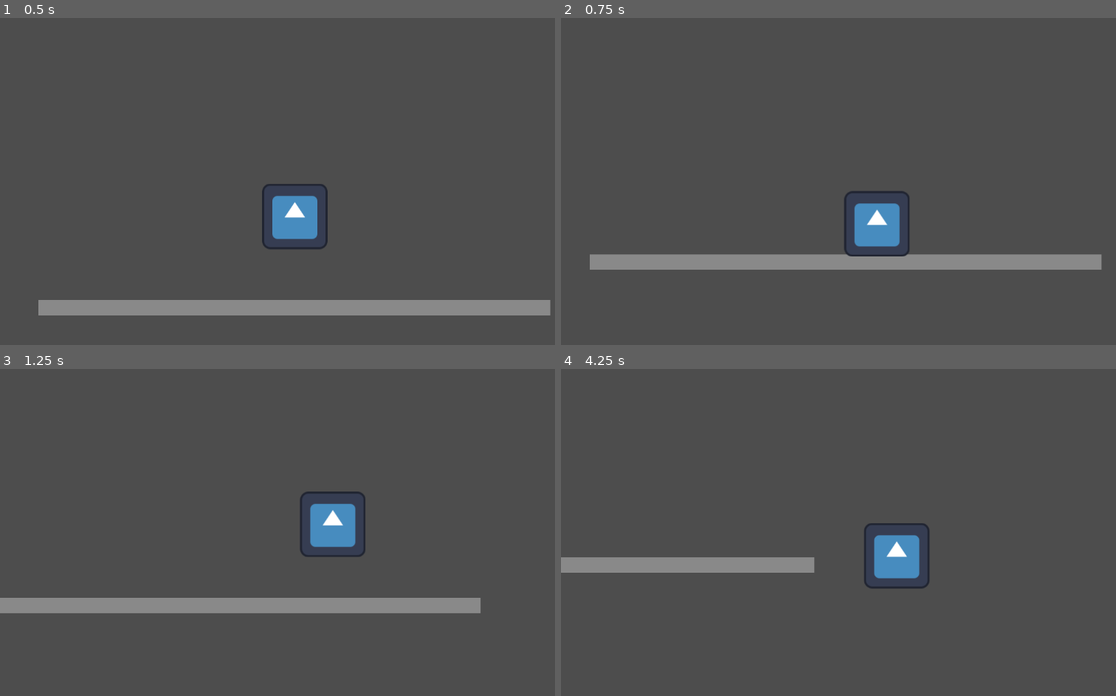
Above: before the commit, frames 1-4 (two rows, left to right).
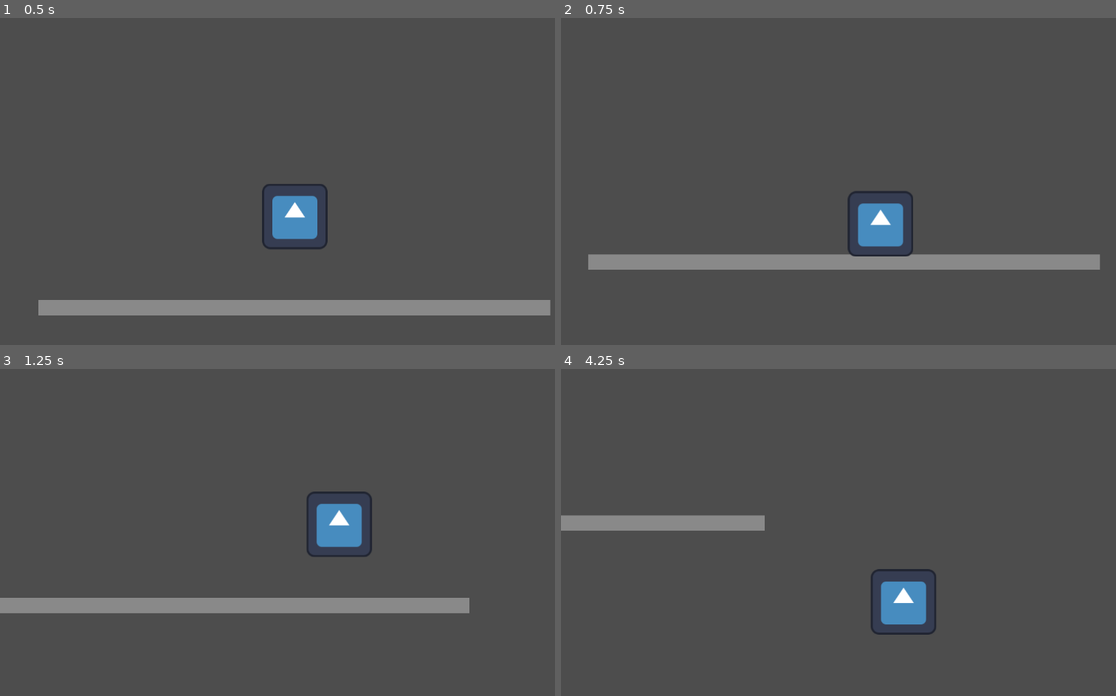
Above: after the commit, the same moments.

Repository: MemeCake789/Delta
Game: Godot game, scene res://scenes/main.tscn
Two runs of this game, one before a commit and one after it. Both use one fixed random seed, a clock stepped at 60 frames per second and the inputs below. The engine's default icon, where the game draws it, is replaced by a stand-in: a white triangle on a blue panel in a dark square.
Inputs:
- Up to frame 1 (0.5 s): no input
- Up to frame 2 (0.75 s): tap Enter (ui_accept) at 0.5 s; hold Right (ui_right) from 0.53 s (still down)
- Up to frame 3 (1.25 s): keep holding Right (ui_right); tap Enter (ui_accept) at 0.77 s
- Up to frame 4 (4.25 s): tap Enter (ui_accept) at 1.52, 3.02, 3.77 s; release Right (ui_right) at 2.03 s; hold Left (ui_left) 2.03-2.78 s; hold Right (ui_right) from 2.78 s (still down)

Frame 1 is identical in both runs. In frame 2, 0.6% of the frame differs, in the area x 4-98%, y 52-77%; in frame 3, 0.8%; in frame 4, 6.5%, in the area x 0-68%, y 44-82%.

Commit message:
Test Commit

Diff:
--- a/src/Player.gd
+++ b/src/Player.gd
@@ -1,7 +1,7 @@
 extends CharacterBody2D
 
 
-@export var SPEED = 300.0
+@export var SPEED = 350.0
 @export var JUMP_VELOCITY = -400.0
 
 # Get the gravity from the project settings to be synced with RigidBody nodes.
